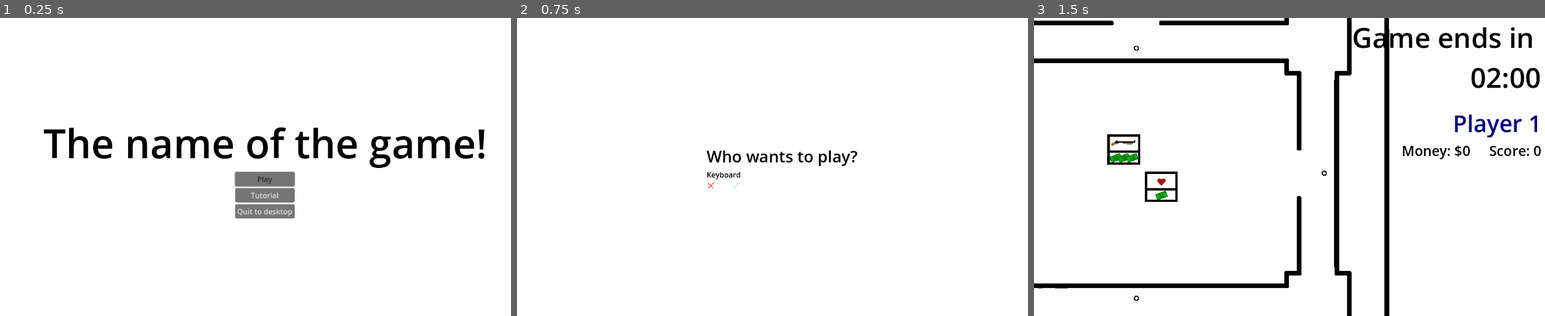
Above: before the commit, frames 1-3 (left to right).
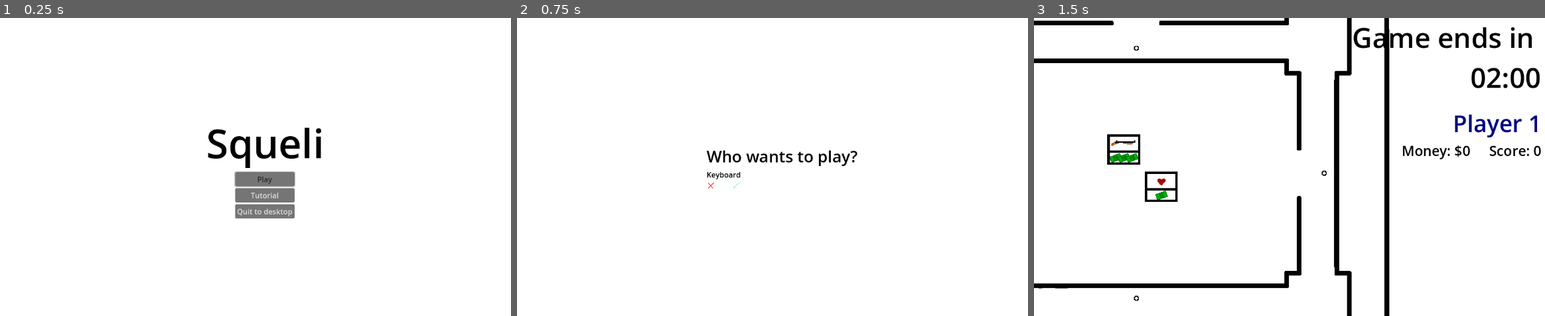
Above: after the commit, the same moments.

Repository: haihala/SGH-winter-jam-2025
Game: Godot game, scene res://menus/main_menu.tscn
The game is run twice, just before and just after one commit, with the same random seed, the same clock (stepped at 60 frames per second) and the same inputs.
Inputs:
- Up to frame 1 (0.25 s): no input
- Up to frame 2 (0.75 s): click "Play" at 0.5 s
- Up to frame 3 (1.5 s): tap Enter at 1.25 s; hold D (kb_right) from 1.28 s (still down); tap Space (kb_attack) at 1.35 s

The runs differ from the first frame. In frame 1, 3.7% of the frame differs, in the area x 8-95%, y 36-51%; in frame 2, nothing differs; in frame 3, nothing differs.

Commit message:
Name the game

Diff:
--- a/godot-project/menus/main_menu.tscn
+++ b/godot-project/menus/main_menu.tscn
@@ -34,7 +34,7 @@
 
 [node name="Label" type="Label" parent="Container"]
 layout_mode = 2
-text = "The name of the game!"
+text = "Squeli"
 label_settings = SubResource("LabelSettings_xw5ru")
 
 [node name="Button container" type="VBoxContainer" parent="Container"]
--- a/godot-project/project.godot
+++ b/godot-project/project.godot
@@ -10,7 +10,7 @@
 
 [application]
 
-config/name="SGH-winter-jam-2025"
+config/name="Squeli"
 run/main_scene="res://menus/main_menu.tscn"
 config/features=PackedStringArray("4.3", "Forward Plus")
 config/icon="res://icon.png"
Not shown, changed: README.md
